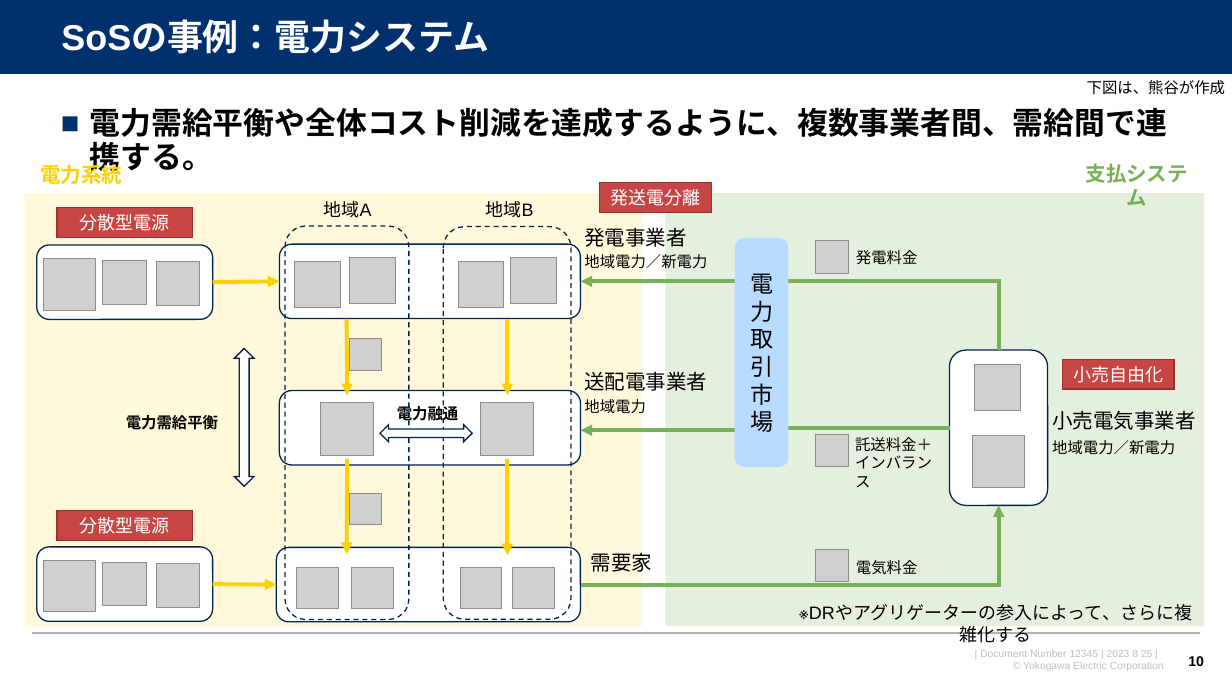
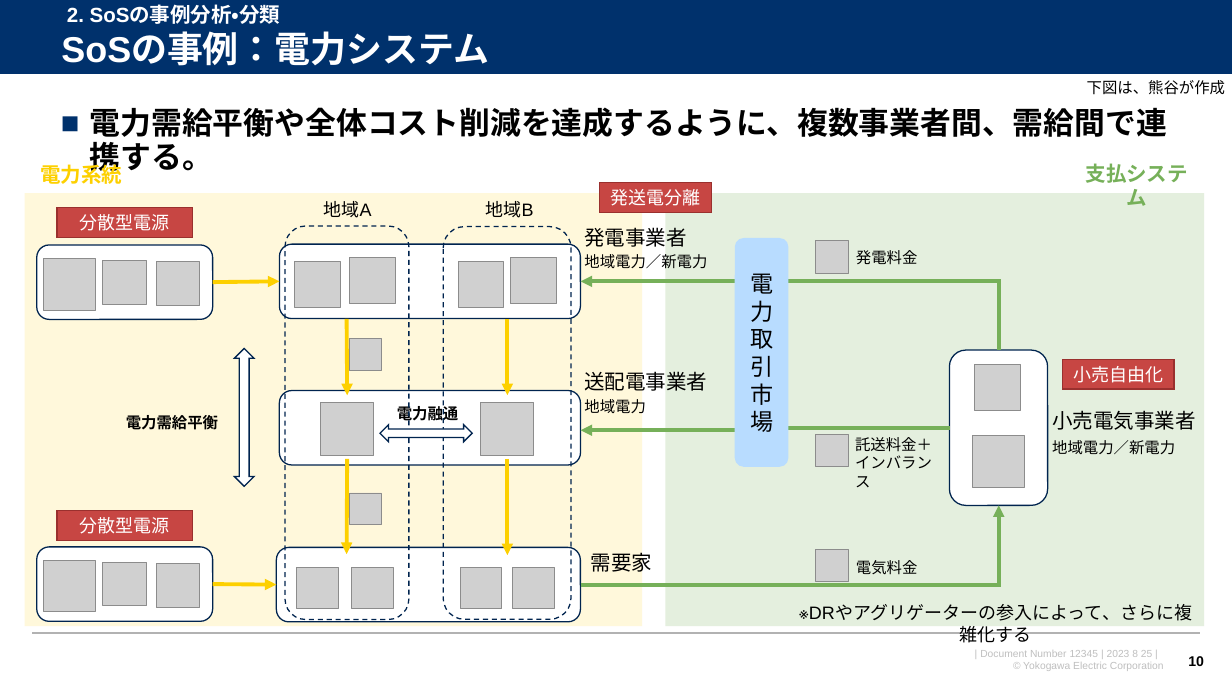
Before and after one commit to watarukumagai-git/opt, a slide deck: slide 10 of SoS/230825_SoS分科会第6回進め方のご相談_rev.0.pptx. Drawn at 1232x693 pixels with LibreOffice and Linux fonts; fonts in the diff are those of the drawing; grey boxes stand for pictures; background and template pictures are left out. Boxes give left, top, right and bottom in pixels: in the first picture for what was removed or moved away, otherwise in the second. Text is boxed around its words. In the diff, an @@ line names an element or a change of style, - is before the commit and + after.

```diff
--- a/SoS/230825_SoS分科会第6回進め方のご相談_rev.0.pptx
+++ b/SoS/230825_SoS分科会第6回進め方のご相談_rev.0.pptx
@@ text "SoSの事例：電力システム": place and size @@
-text "SoSの事例：電力システム" at box(61, 22, 489, 54)
+text "SoSの事例：電力システム" at box(61, 34, 489, 66)
@@ text added at box(67, 6, 281, 24), 16 pt, text #FFFFFF, bold @@
+2. SoSの事例分析・分類
```
Also in this commit, not shown: 8 other slides changed.
